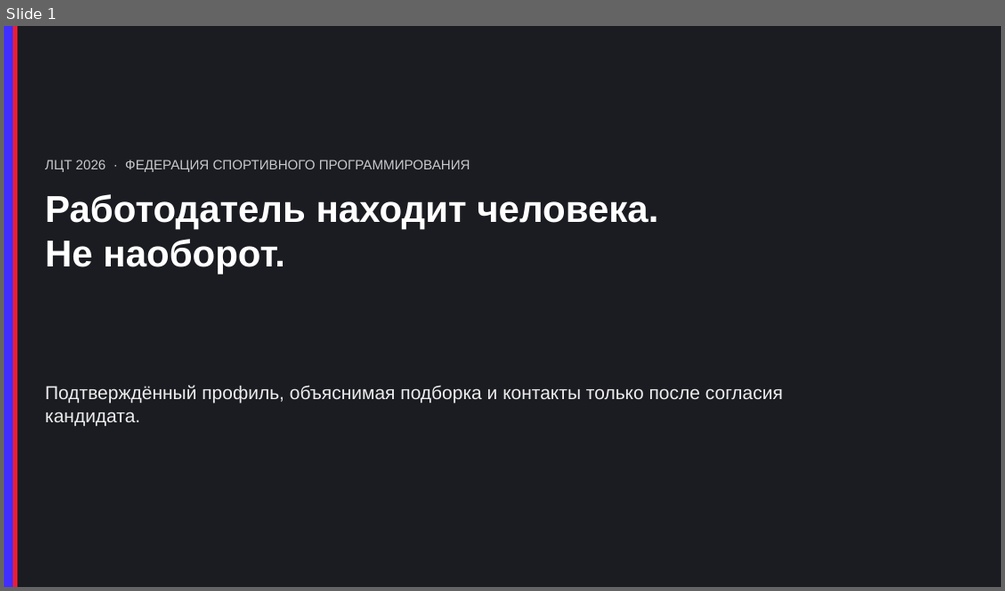
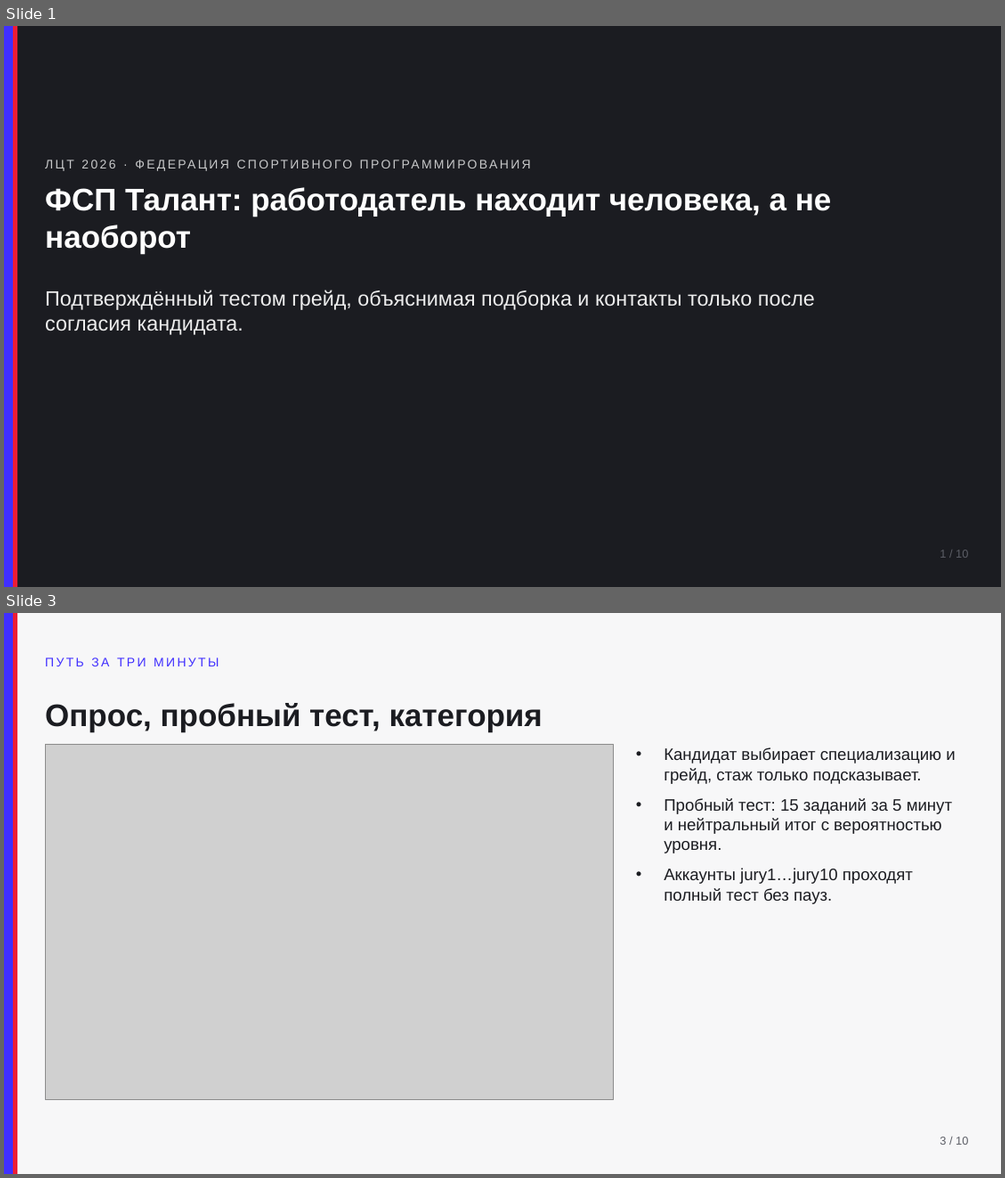
Before and after one commit to KonkovDV/fsp-talent, a slide deck: docs/pitch.pptx. Shown one above the other, each under a label of ours: slide 1 before the commit, slides 1 and 3 after it; the slides between them are not shown. The pictures are 1005x591 and 1005x1178 pixels, drawn with LibreOffice and Linux fonts; fonts in the diff are those of the drawing; grey boxes stand for pictures. Boxes give left, top, right and bottom in pixels: in the first picture for what was removed or moved away, otherwise in the second. Text is boxed around its words. In the diff, an @@ line names an element or a change of style, - is before the commit and + after.

Commit message:
Питч переделан на десять слайдов со скриншотами стенда: HTML, PPTX и PDF собираются из одного источника, у каждой цифры есть команда, а пример оси ФСП закреплён тестом.

```diff
--- a/docs/pitch.pptx
+++ b/docs/pitch.pptx
@@ slide 3 added at (4, 613, 1001, 1174), background #F7F7F8 @@
@@ rectangle added at (4, 613, 13, 1174), fill #402FFF @@
@@ rectangle added at (13, 613, 17, 1174), fill #EC1D35 @@
@@ text added at (45, 657, 218, 666), 12 pt, text #402FFF @@
+ПУТЬ ЗА ТРИ МИНУТЫ
@@ text added at (45, 703, 542, 732), 30 pt, text #1B1C21, bold @@
+Опрос, пробный тест, категория
@@ picture added at (45, 744, 614, 1099) @@
@@ text added at (663, 747, 955, 904), 16 pt, text #1B1C21 @@
+• Кандидат выбирает специализацию и грейд, стаж только подсказывает.
+• Пробный тест: 15 заданий за 5 минут и нейтральный итог с вероятностью уровня.
+• Аккаунты jury1…jury10 проходят полный тест без пауз.
@@ text added at (939, 1136, 968, 1144), 11 pt, text #5C5E66 @@
+3 / 10
@@ slide 1 changed as well @@
@@ text "ЛЦТ 2026 · ФЕДЕРАЦИЯ СПОРТИВНОГО ..." at (45, 153, 942, 176): size 13 to 12 pt, letter spacing 0 to 2 pt @@
@@ text at (45, 187, 832, 253): text changed; size 36 to 30 pt @@
-Работодатель находит человека.
-Не наоборот.
+ФСП Талант: работодатель находит человека, а не наоборот
@@ text at (45, 289, 815, 335): text changed; size 18 to 20 pt @@
-Подтверждённый профиль, объяснимая подборка и контакты только после согласия кандидата.
+Подтверждённый тестом грейд, объяснимая подборка и контакты только после согласия кандидата.
@@ text added at (939, 549, 968, 557), 11 pt, text #5C5E66 @@
+1 / 10
```
Also in this commit, not shown: 8 other slides added, 6 slides removed, 9 other files.
